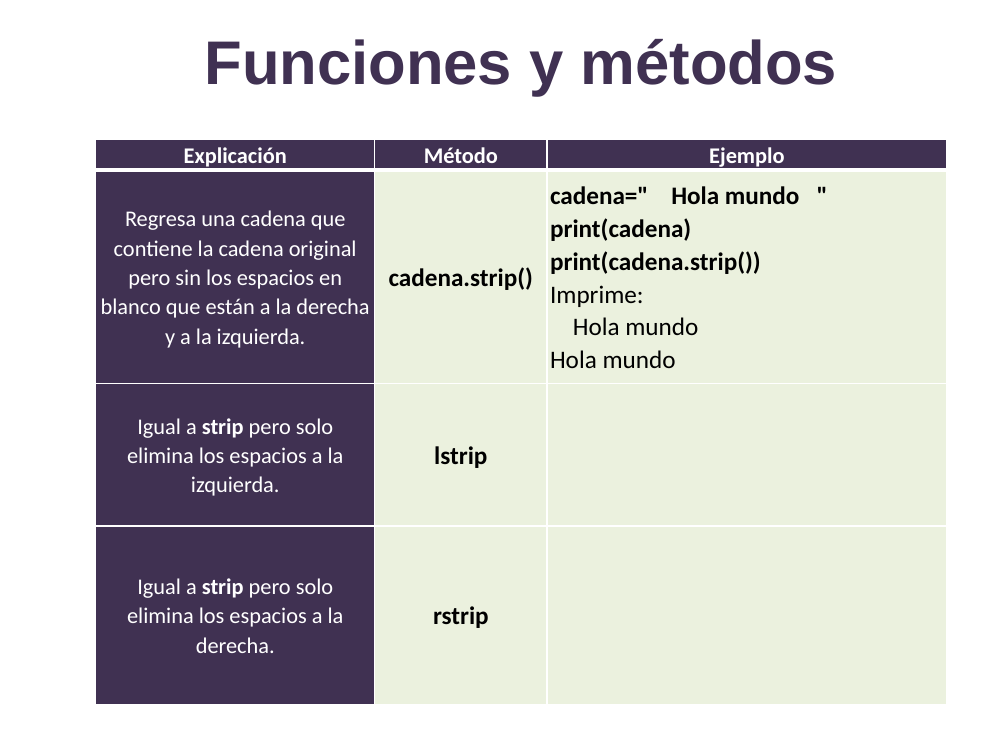
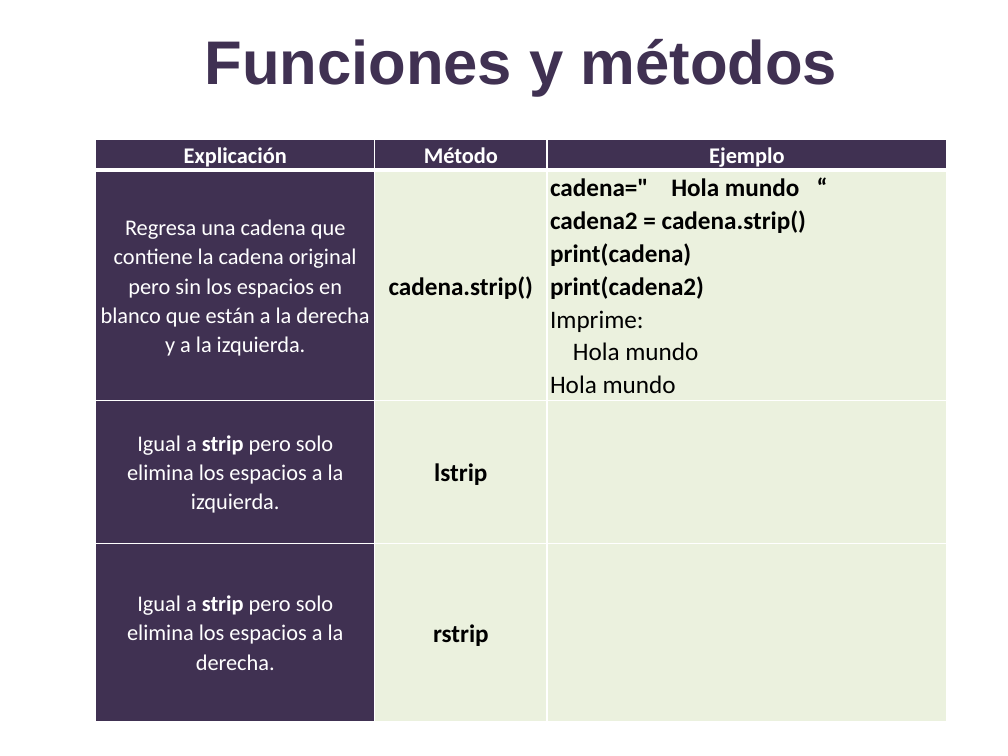
Before and after one commit to lizetheP/PensamientoC, a slide deck: slide 9 of CalendarioAgo2023/presentaciones/11_Strings.pptx. Drawn at 1008x756 pixels with LibreOffice and Linux fonts; fonts in the diff are those of the drawing. Boxes give left, top, right and bottom in pixels: in the first picture for what was removed or moved away, otherwise in the second. Text is boxed around its words. In the diff, an @@ line names an element or a change of style, - is before the commit and + after.

```diff
--- a/CalendarioAgo2023/presentaciones/11_Strings.pptx
+++ b/CalendarioAgo2023/presentaciones/11_Strings.pptx
@@ table at <box>96,140,948,717</box> @@
@@ row 2, column 3: "cadena=" Hola mundo " / print(cadena) / print(cadena.strip()) / Imprime: / Hola mundo / Hola mundo" to "cadena=" Hola mundo “ / cadena2 = cadena.strip() / print(cadena) / print(cadena2) / Imprime: / Hola mundo / Hola mundo" @@
```
Also in this commit, not shown: 1 other slide changed.
